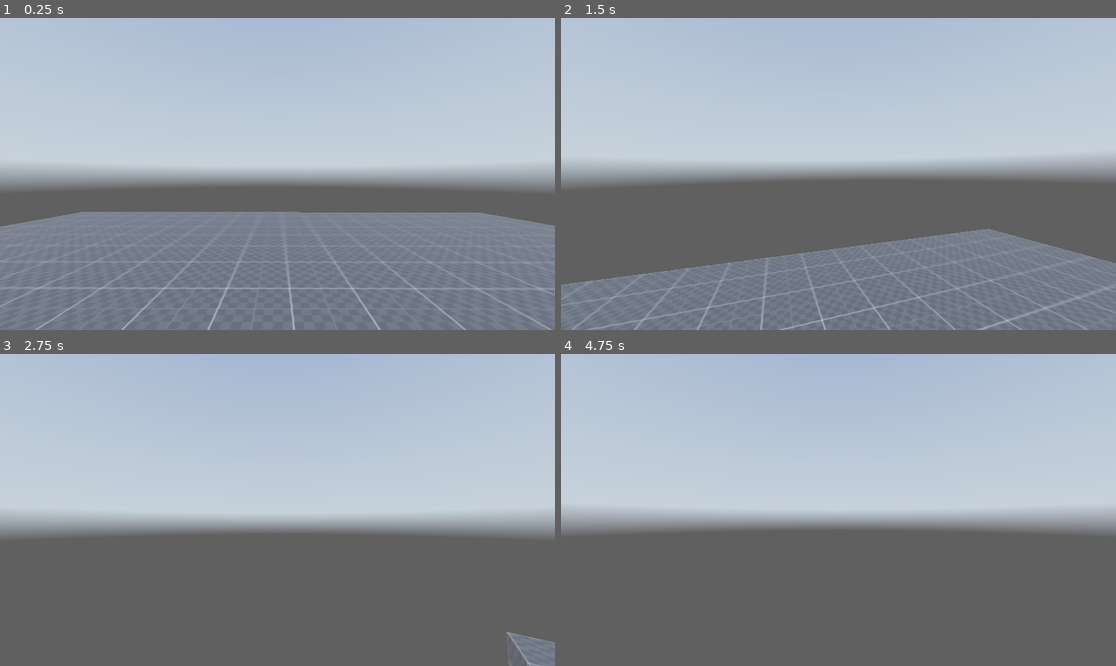
Above: before the commit, frames 1-4 (two rows, left to right).
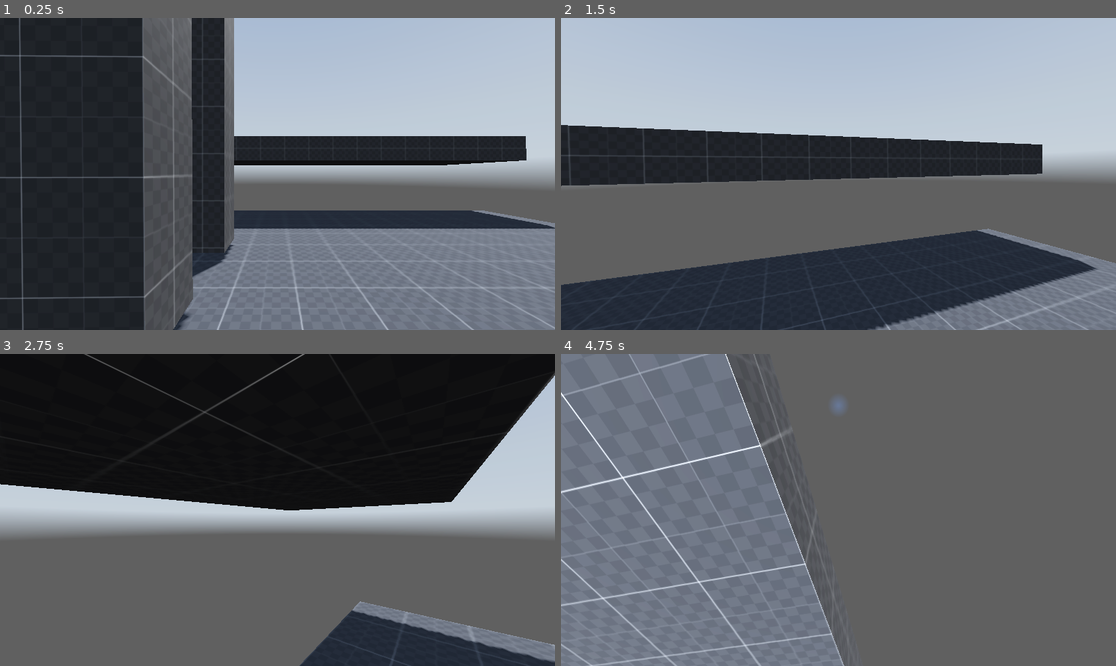
Above: after the commit, the same moments.

Repository: farhoud01/fps-game
Game: Godot game, scene res://scenes/game.tscn
The game is run twice, just before and just after one commit, with the same random seed, the same clock (stepped at 60 frames per second) and the same inputs. A sky picture missing from this copy of the repository is replaced by a grey-blue gradient.
Inputs (mouse positions are in pixels of both pictures, inside the frame that each line leads up to):
- Up to frame 1 (0.25 s): no input
- Up to frame 2 (1.5 s): move the mouse to (866, 174) at 0.52 s; hold Alt (free_look) 0.53-1.28 s; hold W (forward) from 0.53 s (still down); tap Space (jump) at 0.77, 1.07 s; tap C (slide) at 0.8, 1.35 s; move the mouse to (810, 174) at 1.27 s
- Up to frame 3 (2.75 s): keep holding W (forward); tap Space (jump) at 1.52, 1.82, 2.3 s; tap Shift (sprint) at 1.55 s; move the mouse to (288, 503) at 2.02 s; hold Shift (sprint) from 2.03 s (still down)
- Up to frame 4 (4.75 s): keep holding W (forward); move the mouse to (832, 516) at 2.77 s; release Shift (sprint) at 2.78 s; tap Space (jump) at 2.85, 3.02, 3.32, 3.77, 4.07, 4.52 s; tap Alt (free_look) at 3.05, 4.35 s; move the mouse to (877, 513) at 3.52 s; hold Ctrl (crouch ) 3.53-4.28 s; tap C (slide) at 3.8 s; tap Enter at 4.25 s; move the mouse to (794, 506) at 4.27 s; tap Shift (sprint) at 4.55 s

The runs differ from the first frame. In frame 1, 49% of the frame differs, in the area x 0-100%, y 0-100%; in frame 2, 32%; in frame 3, 49%; in frame 4, 75%.

Commit message:
added wall jumping

Diff:
--- a/project.godot
+++ b/project.godot
@@ -63,6 +63,10 @@
 ]
 }
 
+[layer_names]
+
+3d_render/layer_2="wall jumpable"
+
 [physics]
 
 3d/physics_engine="Jolt Physics"
--- a/scenes/game.tscn
+++ b/scenes/game.tscn
@@ -94,13 +94,42 @@
 "transitions": PackedFloat32Array(1, 1, 1, 1),
 "update": 0,
 "values": [Vector3(0, 0, 0), Vector3(0, -0.1, 0), Vector3(0.1, -0.05, 0), Vector3(0, 0, 0)]
+}
+
+[sub_resource type="Animation" id="Animation_p57ef"]
+resource_name = "rolling"
+length = 0.5
+tracks/0/type = "value"
+tracks/0/imported = false
+tracks/0/enabled = true
+tracks/0/path = NodePath("head/eyes/Camera3D:rotation")
+tracks/0/interp = 1
+tracks/0/loop_wrap = true
+tracks/0/keys = {
+"times": PackedFloat32Array(0.033333335, 0.23333333, 0.4),
+"transitions": PackedFloat32Array(1, 1, 1),
+"update": 0,
+"values": [Vector3(0, 0, 0), Vector3(-3.1415927, 0, 0), Vector3(-6.2831855, 0, 0)]
+}
+tracks/1/type = "value"
+tracks/1/imported = false
+tracks/1/enabled = true
+tracks/1/path = NodePath("head/eyes/Camera3D:position")
+tracks/1/interp = 1
+tracks/1/loop_wrap = true
+tracks/1/keys = {
+"times": PackedFloat32Array(0.033333335, 0.23333333, 0.46666667),
+"transitions": PackedFloat32Array(1, 1, 1),
+"update": 0,
+"values": [Vector3(0, 0, 0), Vector3(0, -0.5, 0), Vector3(0, 0, 0)]
 }
 
 [sub_resource type="AnimationLibrary" id="AnimationLibrary_iywne"]
 _data = {
 &"RESET": SubResource("Animation_lnu2h"),
 &"jump": SubResource("Animation_lbhrr"),
-&"landing": SubResource("Animation_iywne")
+&"landing": SubResource("Animation_iywne"),
+&"rolling": SubResource("Animation_p57ef")
 }
 
 [sub_resource type="PanoramaSkyMaterial" id="PanoramaSkyMaterial_yqjtg"]
@@ -120,15 +149,37 @@
 [node name="stage" type="Node3D" parent="." unique_id=1499622540]
 
 [node name="CSGBox3D" type="CSGBox3D" parent="stage" unique_id=1532043927]
+transform = Transform3D(1, 0, 0, 0, 1, 0, 0, 0, 1, 0.297, -12.629984, -17.944887)
+use_collision = true
+size = Vector3(20, 1, 20)
+material = SubResource("StandardMaterial3D_lnu2h")
+
+[node name="CSGBox3D3" type="CSGBox3D" parent="stage" unique_id=690106430]
 transform = Transform3D(1, 0, 0, 0, 1, 0, 0, 0, 1, 0.297, -0.5, -0.27)
 use_collision = true
 size = Vector3(20, 1, 20)
 material = SubResource("StandardMaterial3D_lnu2h")
 
 [node name="CSGBox3D2" type="CSGBox3D" parent="stage" unique_id=1656923697]
-transform = Transform3D(1, 0, 0, 0, 1, 0, 0, 0, 1, 0.297, 2.1375208, 3.6799512)
+transform = Transform3D(1, 0, 0, 0, 0.9999913, 0.004171325, 0, -0.004171325, 0.9999913, 0.297, 2.885941, -10.416882)
 use_collision = true
 size = Vector3(20, 1, 4.003418)
+material = SubResource("StandardMaterial3D_lnu2h")
+
+[node name="CSGBox3D4" type="CSGBox3D" parent="stage" unique_id=1446055593]
+transform = Transform3D(1.9106855e-15, 4.371139e-08, -1, 1, -4.371139e-08, 0, -4.371139e-08, -1, -4.371139e-08, -3.5910683, 3.2635412, -4.801375)
+use_collision = true
+collision_layer = 3
+collision_mask = 2
+size = Vector3(6.209072, 0.9790039, 4.936035)
+material = SubResource("StandardMaterial3D_lnu2h")
+
+[node name="CSGBox3D5" type="CSGBox3D" parent="stage" unique_id=411030696]
+transform = Transform3D(-0.001277107, -0.016292773, -0.9998665, 0.9999724, 0.007306573, -0.0013963107, 0.007328349, -0.99984056, 0.01628299, -3.1247597, 3.8035975, -2.1458287)
+use_collision = true
+collision_layer = 3
+collision_mask = 2
+size = Vector3(7.2891846, 1, 4.003418)
 material = SubResource("StandardMaterial3D_lnu2h")
 
 [node name="player" type="CharacterBody3D" parent="stage" unique_id=1703447630]
--- a/scripts/player.gd
+++ b/scripts/player.gd
@@ -15,7 +15,8 @@
 @onready var eyes: Node3D = $neck/head/eyes
 @onready var cam: Camera3D = $neck/head/eyes/Camera3D
 @onready var animation_player: AnimationPlayer = $neck/AnimationPlayer
-
+var front_ray
+var wall_jump_pushing = false
 const walk_speed = 5.0
 const crouch_speed :float = 3.0
 const jump_vel = 4.5
@@ -28,7 +29,7 @@
 var slide_vector = Vector2.ZERO
 var slide_speed = 10.0
 # states
-
+var wall_jump_vel = 3
 enum state {walking,sprinting, crouching , sliding}
 var free_looking : bool = false
 
@@ -52,7 +53,7 @@
 	elif current_state != state.crouching :
 		current_speed = lerp(current_speed,walk_speed,lerp_speed*delta ) ;
 		current_state = state.walking
-	print(state.keys()[current_state])
+
 
 
 
@@ -74,6 +75,7 @@
 func _physics_process(delta: float) -> void:
 	handle_landing()
 	_handle_speed(delta)
+	handle_walljumping(delta)
 	# Add the gravity.
 	if not is_on_floor():
 		velocity += get_gravity() * delta
@@ -104,25 +106,23 @@
 	if current_state == state.sliding :
 		direction  = (transform.basis * Vector3(slide_vector.x ,0 , slide_vector.y)).normalized()
 		current_speed = (slide_timer +0.1)  * slide_speed
-	if direction:
-		velocity.x = direction.x * current_speed
-		velocity.z = direction.z * current_speed
-
-
-
-
-	else:
-		velocity.x = move_toward(velocity.x, 0, current_speed)
-		velocity.z = move_toward(velocity.z, 0, current_speed)
+	if not wall_jump_pushing :
+		if direction:
+			velocity.x = direction.x * current_speed
+			velocity.z = direction.z * current_speed
+		else:
+			velocity.x = move_toward(velocity.x, 0, current_speed)
+			velocity.z = move_toward(velocity.z, 0, current_speed)
 	handle_slide(input_dir,delta)
 	lastvel = velocity
 	move_and_slide()
 
 func _process(delta: float) -> void:
 	handle_headbobbing(delta,Input.get_vector("left", "right", "forward", "down"))
+
 	handle_free_looking(delta)
 	reset_col_on_air(delta)
-	print(free_looking)
+
 
 	handle_crouching(delta)
 func head_hit_celling():
@@ -136,6 +136,14 @@
 	add_child(colray)
 	colray.enabled = true
 	colray.target_position = Vector3(0,2.1,0)
+	front_ray = RayCast3D.new()
+	add_child(front_ray)
+	front_ray.add_exception(self)
+	front_ray.enabled = true
+	front_ray.position = Vector3.ZERO
+	front_ray.collision_mask = 2
+	front_ray.target_position = Vector3(0,0.6,-1)
+
 func handle_crouching(d) :
 	if not is_on_floor() : return
 	if current_state == state.sliding:
@@ -174,7 +182,7 @@
 		if  Input.is_action_just_pressed("slide"):
 			current_state =state.sliding
 			slide_timer = slide_timer_max
-			print("sliding start ")
+
 			slide_vector = dir
 
 	if current_state == state.sliding  :
@@ -183,13 +191,13 @@
 		if slide_timer <= 0 :
 			current_state = state.crouching
 			free_looking = false
-			print("sliding end ")
+
 			start_slide_cooldown()
 func start_slide_cooldown():
 	can_slide = false
 	await get_tree().create_timer(slide_cooldown).timeout
 	can_slide = true
-	print("can slide again")
+
 func reset_col_on_air(delta):
 	if not is_on_floor() :
 		standing_collision_shape.disabled = false
@@ -215,5 +223,22 @@
 		eyes.position.x = lerp(eyes.position.x , 0.0, lerp_speed*delta)
 func handle_landing () :
 	if is_on_floor() :
-		if lastvel.y < 0.0:
+		if lastvel.y < -10.0:
+			animation_player.play("rolling")
+		elif lastvel.y < -4.0 :
 			animation_player.play("landing")
+
+func handle_walljumping (delta) :
+	if front_ray.is_colliding() and !is_on_floor() :
+		if Input.is_action_just_pressed("jump") :
+			var wall_normal = front_ray.get_collision_normal()
+			direction = Vector3.ZERO
+			velocity = Vector3.ZERO
+			velocity.y = wall_jump_vel
+			animation_player.play("jump")
+			velocity.x = wall_normal.x * 4.0
+			velocity.z =  wall_normal.z *4.5
+
+			wall_jump_pushing = true
+			await get_tree().create_timer(0.2).timeout
+			wall_jump_pushing = false
